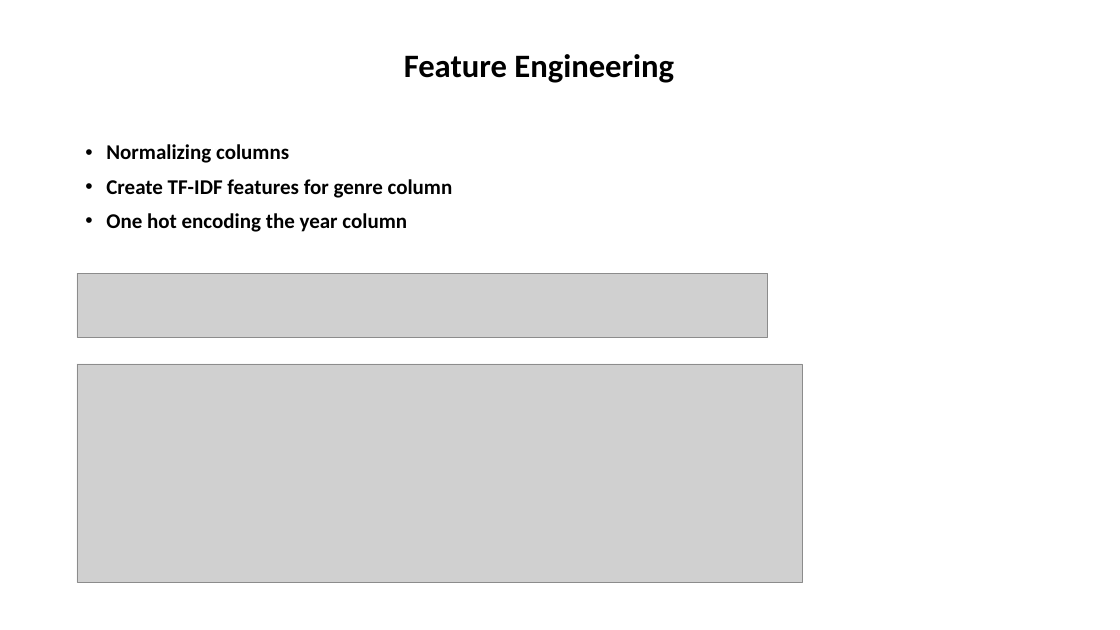
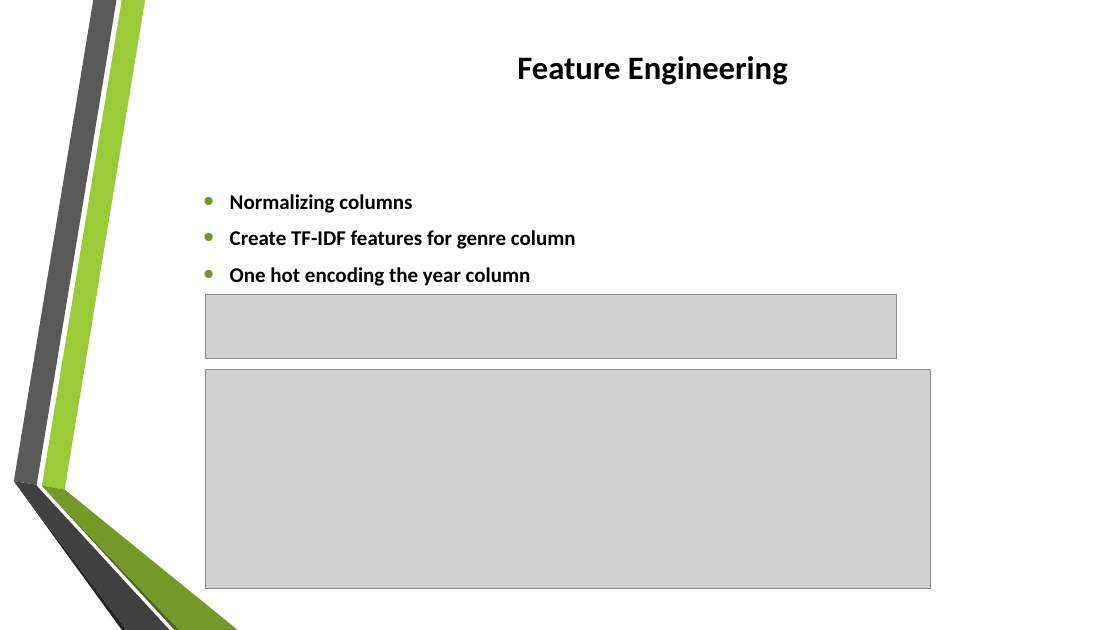
Before and after one commit to singharsh10/Music_Recommendation_System, a slide deck: slide 8 of Music_Recommendation_System.pptx. Drawn at 1120x630 pixels with LibreOffice and Linux fonts; fonts in the diff are those of the drawing; grey boxes stand for pictures; background and template pictures are left out. Boxes give left, top, right and bottom in pixels: in the first picture for what was removed or moved away, otherwise in the second. Text is boxed around its words. In the diff, an @@ line names an element or a change of style, - is before the commit and + after.

```diff
--- a/Music_Recommendation_System.pptx
+++ b/Music_Recommendation_System.pptx
@@ title "Feature Engineering" at box(517, 56, 788, 85): alignment left to centre; line spacing 0.9 to 1 @@
@@ text "Normalizing columns": place and size @@
-text "Normalizing columns" at box(106, 144, 453, 232)
+text "Normalizing columns" at box(230, 194, 576, 286)
@@ text "Normalizing columns" at box(230, 194, 576, 286): indent changed; line spacing 0.9 to 1; vertical alignment top to middle @@
@@ picture: place and size @@
-picture at box(77, 273, 769, 338)
+picture at box(206, 294, 897, 359)
@@ picture: place and size @@
-picture at box(77, 364, 802, 582)
+picture at box(206, 370, 931, 588)
@@ group added at box(13, 0, 238, 630): 6 freeform shapes @@
```
Also in this commit, not shown: 14 other slides changed, 1 slide added, 1 slide removed.
